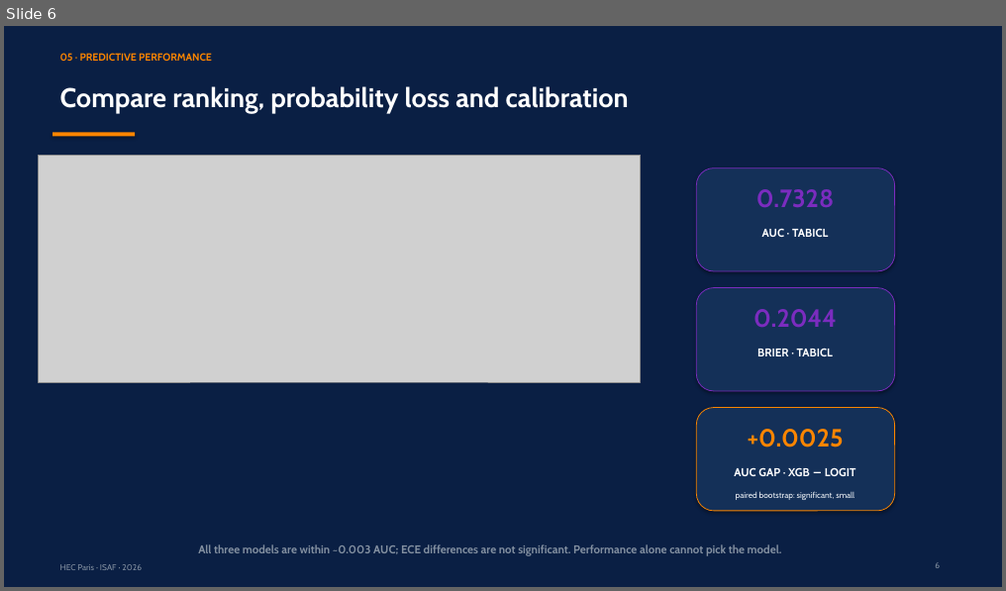
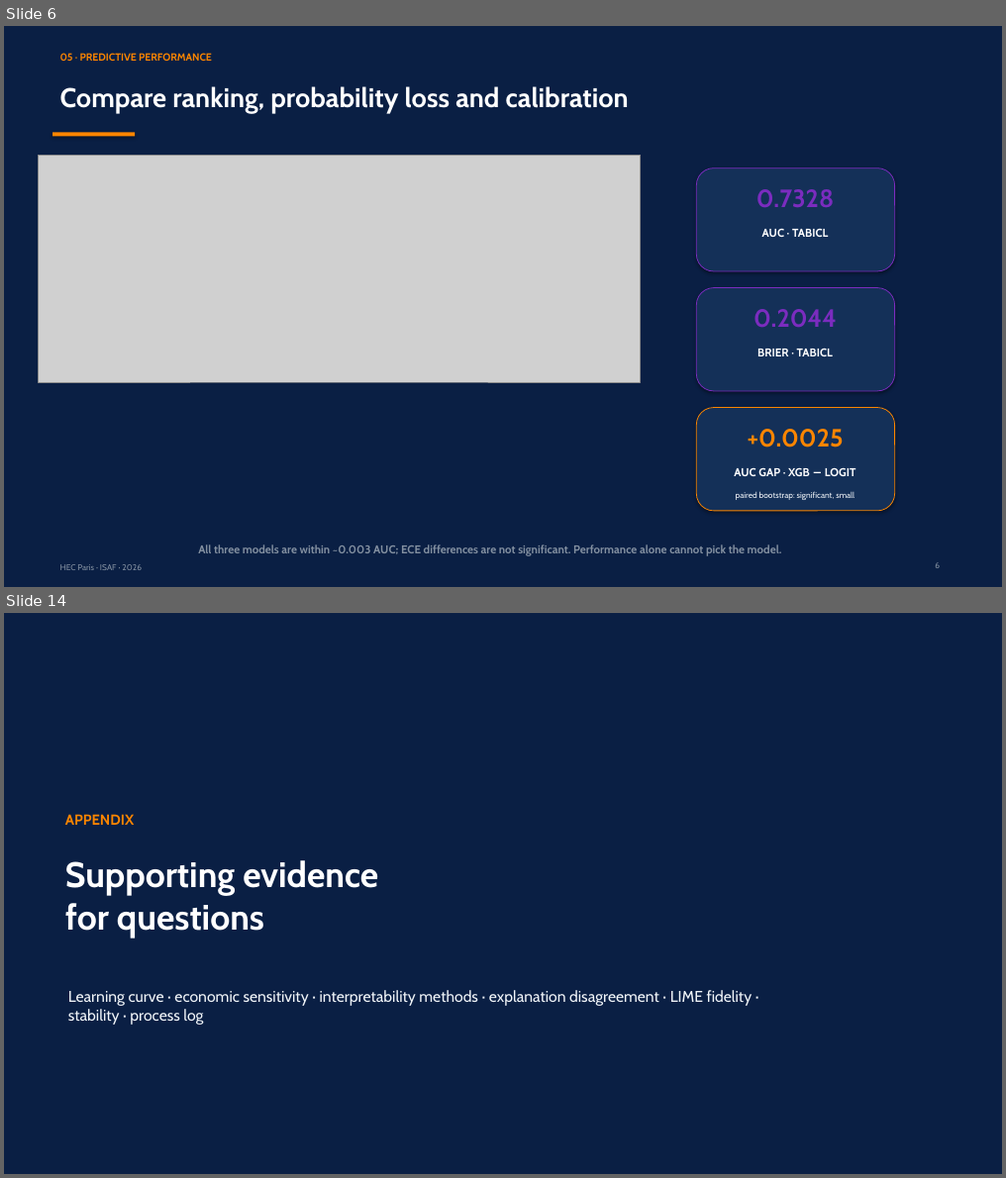
Before and after one commit to RyanBalech/recidivism-forecasting-analysis, a slide deck: reports/ISAF_Recidivism_Presentation.pptx. Shown one above the other, each under a label of ours: slide 6 before the commit, slides 6 and 14 after it; the slides between them are not shown. The pictures are 1006x591 and 1006x1178 pixels, drawn with LibreOffice and Linux fonts; fonts in the diff are those of the drawing; grey boxes stand for pictures. Boxes give left, top, right and bottom in pixels: in the first picture for what was removed or moved away, otherwise in the second. Text is boxed around its words. In the diff, an @@ line names an element or a change of style, - is before the commit and + after.

```diff
--- a/reports/ISAF_Recidivism_Presentation.pptx
+++ b/reports/ISAF_Recidivism_Presentation.pptx
@@ slide 14 added at bbox=[4, 613, 1002, 1174], background #0A1F44 @@
@@ text added at bbox=[65, 814, 134, 825], 14 pt, text #FB8500, bold @@
+APPENDIX
@@ text added at bbox=[65, 861, 378, 938], 34 pt, text #FFFFFF, bold @@
+Supporting evidence
+for questions
@@ text added at bbox=[68, 990, 752, 1025], 15 pt, text #F0F4F8 @@
+Learning curve · economic sensitivity · interpretability methods · explanation disagreement · LIME fidelity · stability · process log
```
Also in this commit, not shown: 10 slides changed, 4 other slides added, 1 slide removed, 30 other files.
